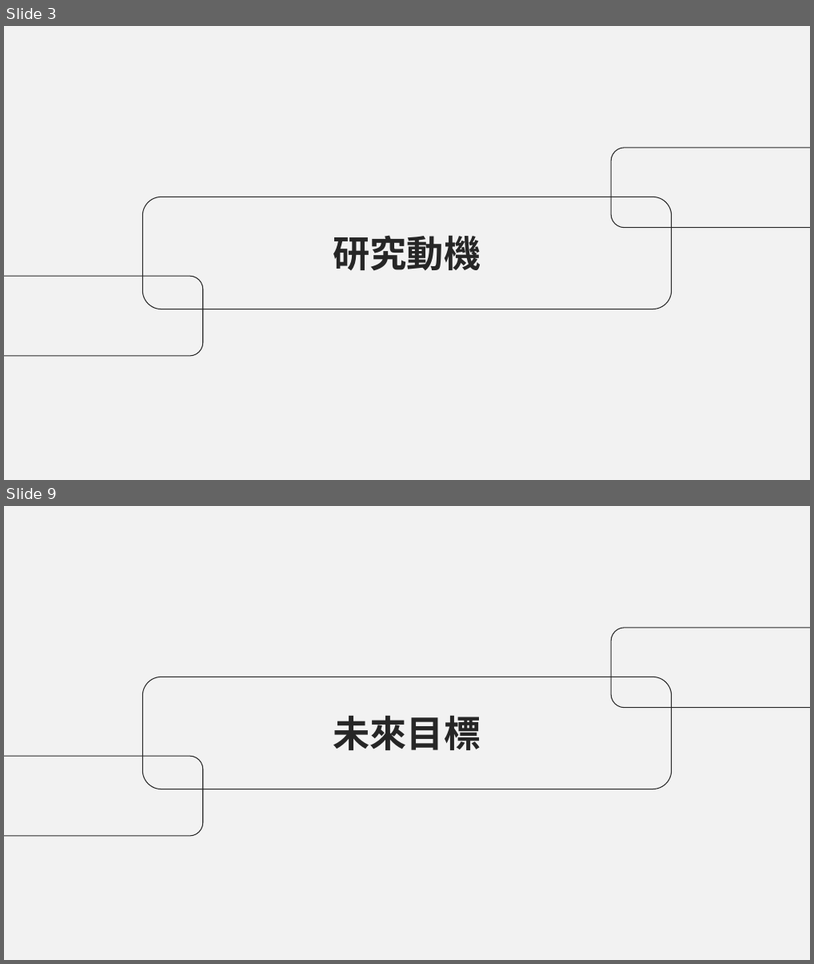
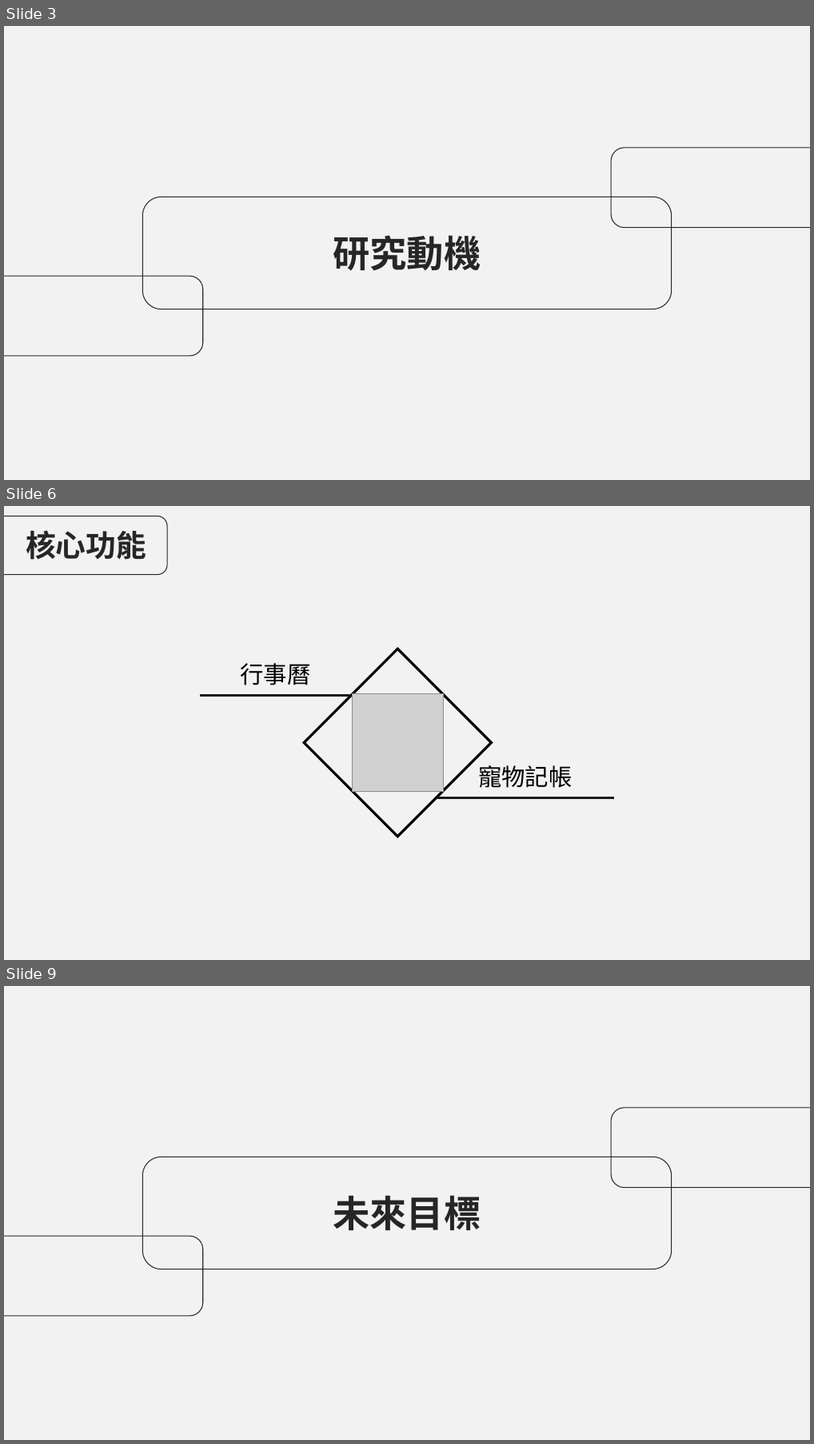
Before and after one commit to AvisTsai/project_pets, a slide deck: 專題文件/四技第110403組-Dearfurkid_簡報.pptx. Shown one above the other, each under a label of ours: slides 3 and 9 before the commit, slides 3, 6 and 9 after it; the slides between them are not shown. The pictures are 814x964 and 814x1444 pixels, drawn with LibreOffice and Linux fonts; fonts in the diff are those of the drawing; grey boxes stand for pictures. Boxes give left, top, right and bottom in pixels: in the first picture for what was removed or moved away, otherwise in the second. Text is boxed around its words. In the diff, an @@ line names an element or a change of style, - is before the commit and + after.

```diff
--- a/專題文件/四技第110403組-Dearfurkid_簡報.pptx
+++ b/專題文件/四技第110403組-Dearfurkid_簡報.pptx
@@ slide 6 added at <box>4,506,810,960</box>, background #F2F2F2 @@
@@ rounded rectangle added at <box>4,516,167,575</box>, outline #262626 1 pt @@
@@ text added at <box>26,530,146,560</box>, 36 pt, text #262626, bold @@
+核心功能
@@ group added at <box>201,648,614,836</box>: 2 texts, 2 lines, 1 rectangle, 1 picture @@
+寵物記帳
+行事曆
```
Also in this commit, not shown: 5 slides changed, 4 other slides added, 6 slides removed, 24 other files.
